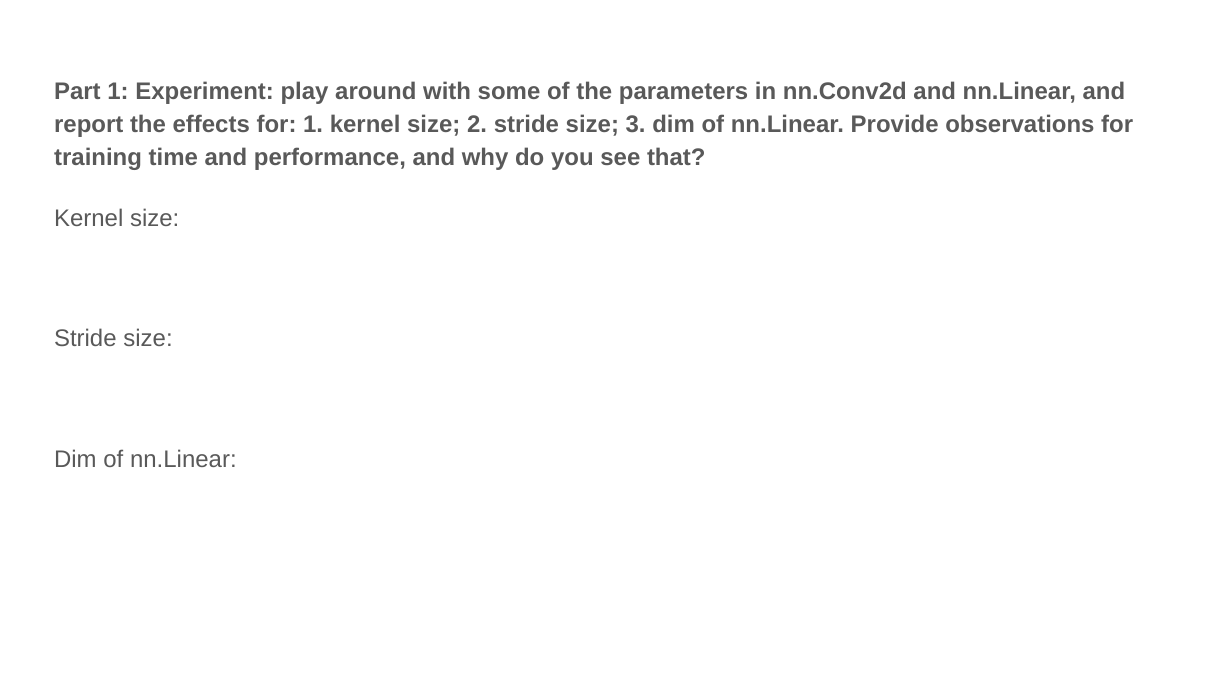
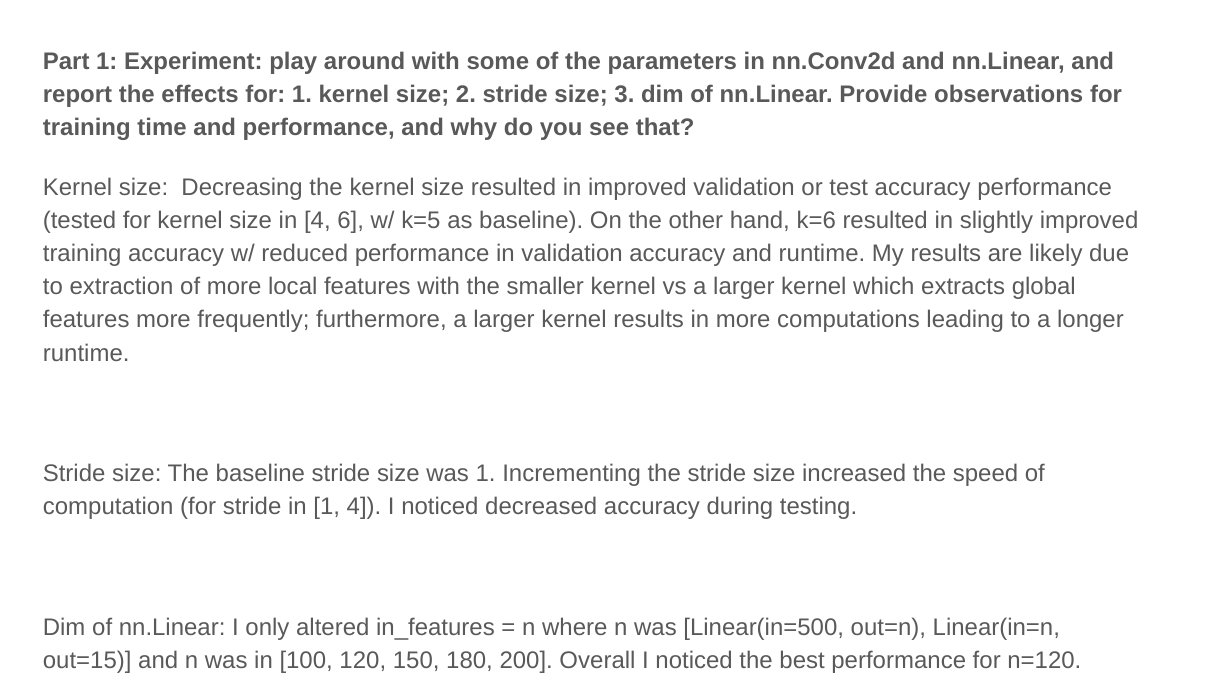
Before and after one commit to CasuallyAlive/Computer_Vision_Projects, a slide deck: slide 3 of src/proj6_6320/proj6_template.pptx. Drawn at 1232x693 pixels with LibreOffice and Linux fonts; fonts in the diff are those of the drawing. Boxes give left, top, right and bottom in pixels: in the first picture for what was removed or moved away, otherwise in the second. Text is boxed around its words. In the diff, an @@ line names an element or a change of style, - is before the commit and + after.

```diff
--- a/src/proj6_6320/proj6_template.pptx
+++ b/src/proj6_6320/proj6_template.pptx
@@ text "Part 1: Experiment: play around ...": place and size @@
-text "Part 1: Experiment: play around ..." at bbox=[54, 81, 1133, 467]
+text "Part 1: Experiment: play around ..." at bbox=[43, 51, 1139, 673]
@@ text at bbox=[43, 177, 1139, 673]: text changed @@
-Kernel size:
-Stride size:
-Dim of nn.Linear:
+Kernel size: Decreasing the kernel size resulted in improved validation or test accuracy performance (tested for kernel size in [4, 6], w/ k=5 as baseline). On the other hand, k=6 resulted in slightly improved training accuracy w/ reduced performance in validation accuracy and runtime. My results are likely due to extraction of more local features with the smaller kernel vs a larger kernel which extracts global features more frequently; furthermore, a larger kernel results in more computations leading to a longer runtime.
+Stride size: The baseline stride size was 1. Incrementing the stride size increased the speed of computation (for stride in [1, 4]). I noticed decreased accuracy during testing.
+Dim of nn.Linear: I only altered in_features = n where n was [Linear(in=500, out=n), Linear(in=n, out=15)] and n was in [100, 120, 150, 180, 200]. Overall I noticed the best performance for n=120.
```
Also in this commit, not shown: 9 other slides changed, 1 slide added, 1 slide removed, 9 other files.
